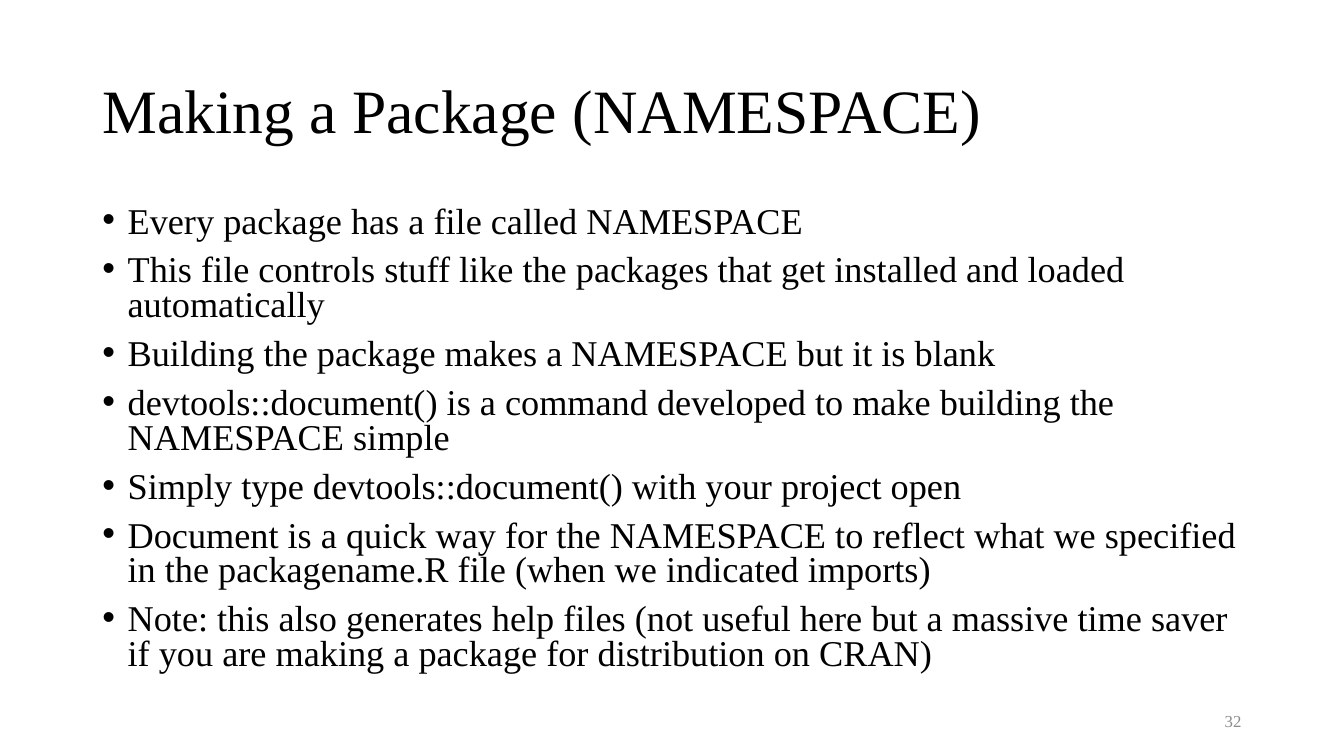
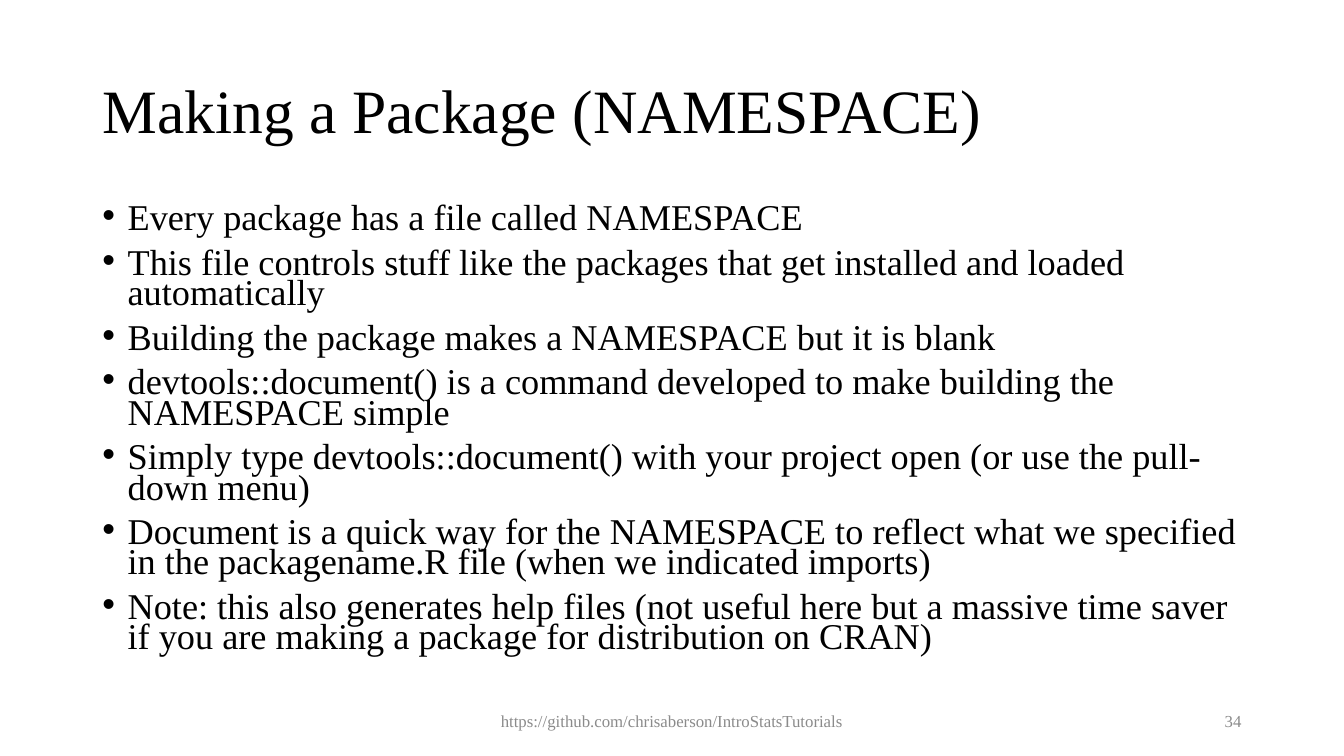
Before and after one commit to chrisaberson/IntroStatsTutorials, a slide deck: slide 34 of ppt/learnr.pptx (slide 32 before the commit). Drawn at 1344x756 pixels with LibreOffice and Linux fonts; fonts in the diff are those of the drawing. Boxes give left, top, right and bottom in pixels: in the first picture for what was removed or moved away, otherwise in the second. Text is boxed around its words. In the diff, an @@ line names an element or a change of style, - is before the commit and + after.

```diff
--- a/ppt/learnr.pptx
+++ b/ppt/learnr.pptx
@@ text at <box>128,204,1236,657</box>: line spacing 0.8 to 0.7 @@
@@ text at <box>128,443,1200,507</box>: text changed @@
-• Simply type devtools::document() with your project open
+• Simply type devtools::document() with your project open (or use the pull-down menu)
@@ text added at <box>501,715,843,731</box>, 12 pt, text #8C8C8C @@
+https://github.com/chrisaberson/IntroStatsTutorials
@@ page number at <box>1225,716,1242,727</box>: text changed @@
-32
+34
```
Also in this commit, not shown: 41 other slides changed, 4 slides added.
